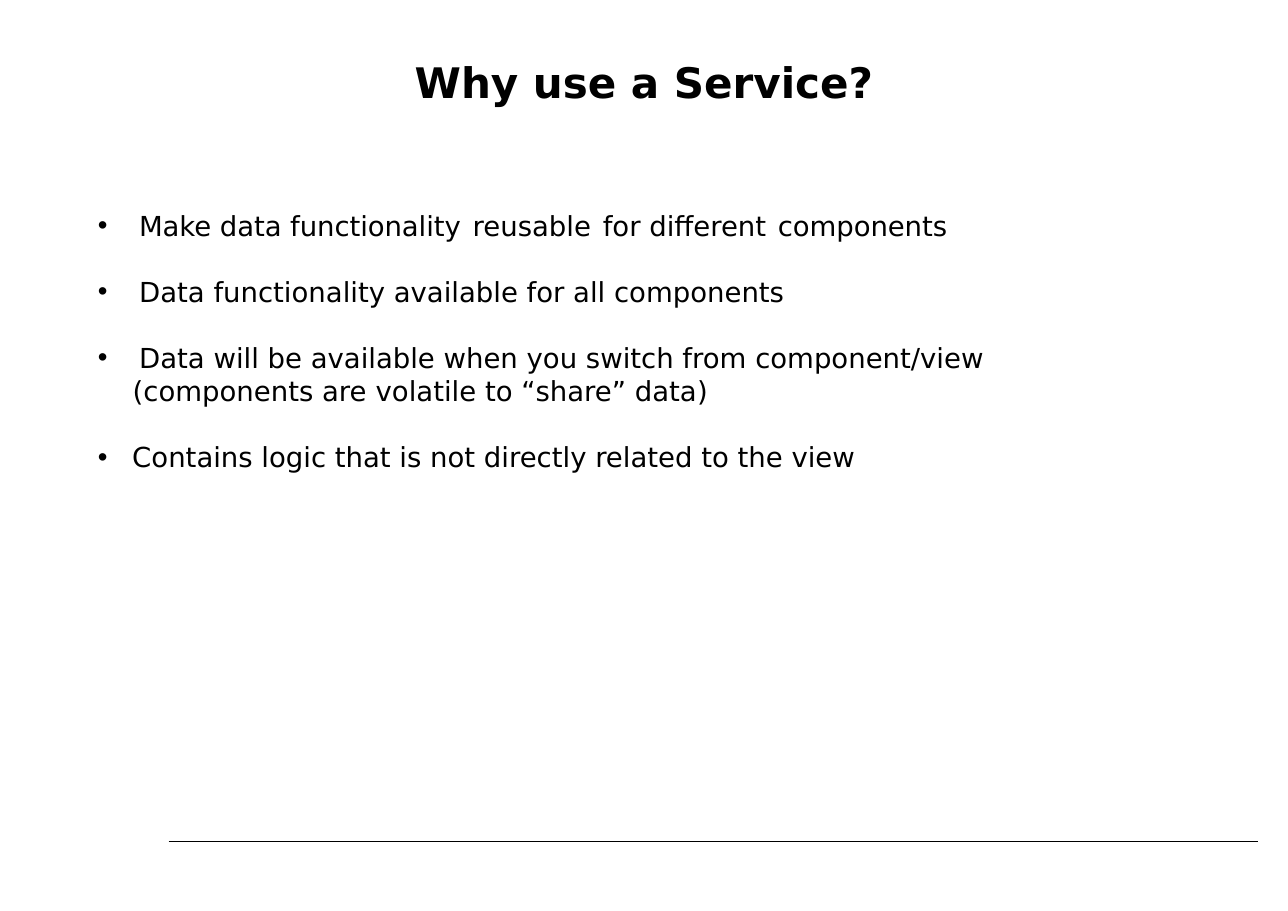
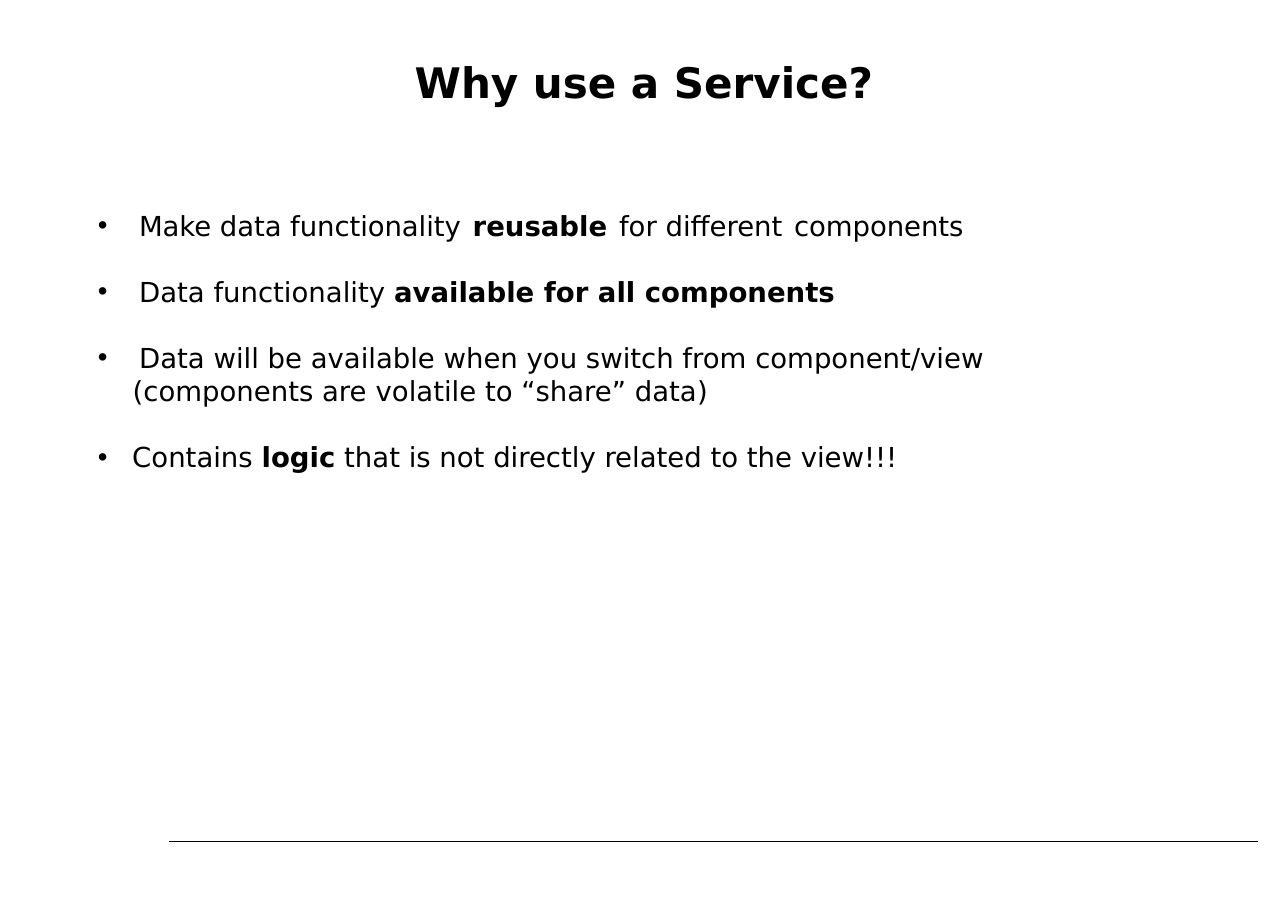
Before and after one commit to petereijgermans11/workshop-angular10, a slide deck: slide 6 of PPT/03- Angular Service.pptx. Drawn at 1288x911 pixels with LibreOffice and Linux fonts; fonts in the diff are those of the drawing. Boxes give left, top, right and bottom in pixels: in the first picture for what was removed or moved away, otherwise in the second. Text is boxed around its words. In the diff, an @@ line names an element or a change of style, - is before the commit and + after.

```diff
--- a/PPT/03- Angular Service.pptx
+++ b/PPT/03- Angular Service.pptx
@@ text at (139, 215, 963, 308): bold on in "reusable", "available for all components" @@
@@ text at (132, 446, 897, 473): text changed @@
-• Contains logic that is not directly related to the view
+• Contains logic that is not directly related to the view!!!
```
Also in this commit, not shown: 2 other slides changed, 1 slide added, 11 other files.
